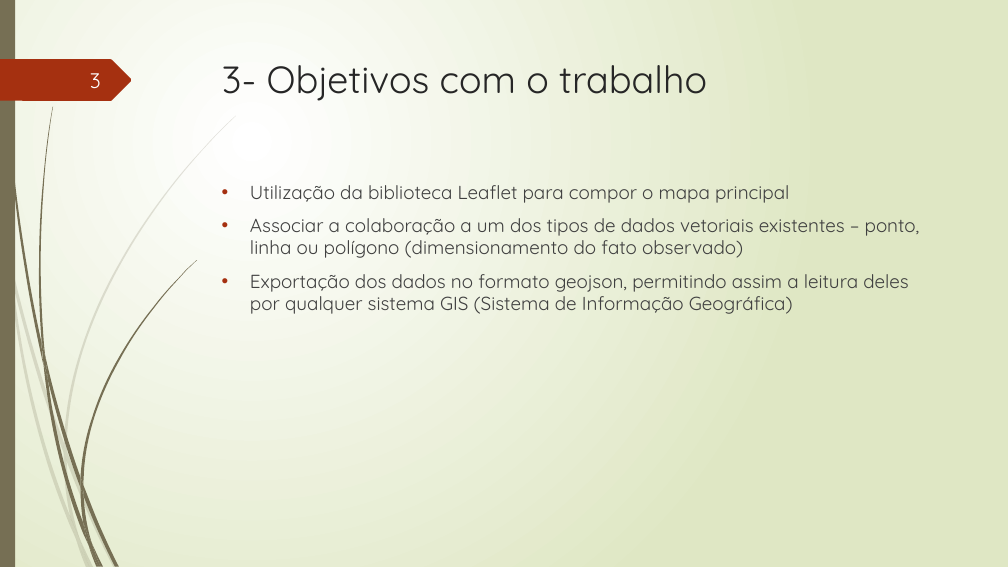
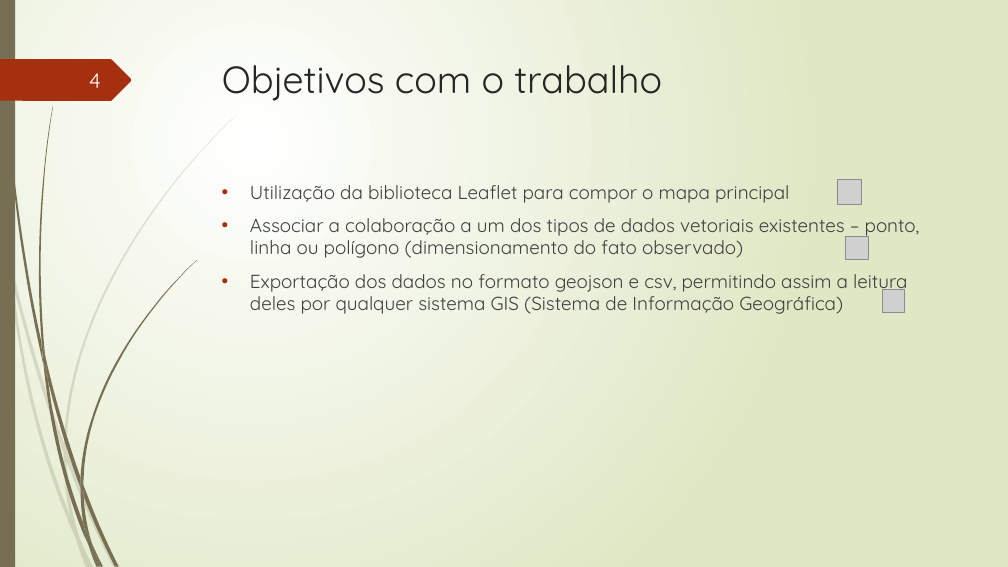
Before and after one commit to TavaresCarlos/TCC, a slide deck: slide 4 of apresentação-do-sistema/apresentação-02.pptx (slide 3 before the commit). Drawn at 1008x567 pixels with LibreOffice and Linux fonts; fonts in the diff are those of the drawing; grey boxes stand for pictures. Boxes give left, top, right and bottom in pixels: in the first picture for what was removed or moved away, otherwise in the second. Text is boxed around its words. In the diff, an @@ line names an element or a change of style, - is before the commit and + after.

Commit message:
Filtro de exportação dos dados de acordo com a data adicionado

```diff
--- a/apresentação-do-sistema/apresentação-02.pptx
+++ b/apresentação-do-sistema/apresentação-02.pptx
@@ page number at (89, 73, 101, 88): text changed @@
-3
+4
@@ title at (222, 65, 662, 101): text changed @@
-3- Objetivos com o trabalho
+Objetivos com o trabalho
@@ picture added at (837, 180, 861, 205) @@
@@ picture added at (846, 237, 869, 259) @@
@@ text at (250, 274, 907, 314): text changed @@
-• Exportação dos dados no formato geojson, permitindo assim a leitura deles por qualquer sistema GIS (Sistema de Informação Geográfica)
+• Exportação dos dados no formato geojson e csv, permitindo assim a leitura deles por qualquer sistema GIS (Sistema de Informação Geográfica)
@@ picture added at (882, 290, 905, 312) @@
```
Also in this commit, not shown: 5 other slides changed, 7 slides added, 3 slides removed, 10 other files.
